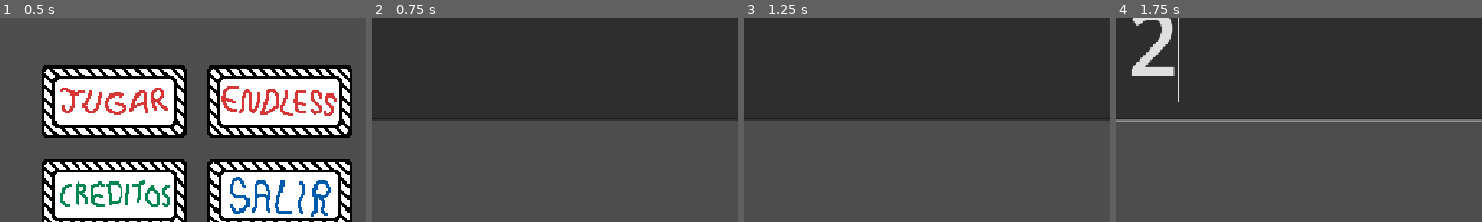
Above: before the commit, frames 1-4 (left to right).
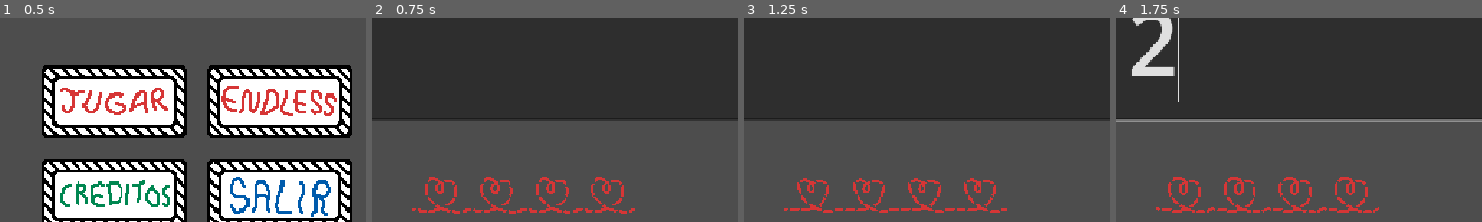
Above: after the commit, the same moments.

Repository: Triktor1/ComJamOn2026
Game: Godot game, scene res://escenas/mainMenu.tscn
The game is run twice, just before and just after one commit, with the same random seed, the same clock (stepped at 60 frames per second) and the same inputs. The engine's default icon, where the game draws it, is replaced by a stand-in: a white triangle on a blue panel in a dark square.
Inputs (mouse positions are % of the whole screen's width and height, from its top left):
- Up to frame 1 (0.5 s): no input
- Up to frame 2 (0.75 s): click (39, 63) at 0.5 s
- Up to frame 3 (1.25 s): no input
- Up to frame 4 (1.75 s): click (51, 50) at 1.27 s; type "12" at 1.35 s
The pictures show only the part of the screen within x 23-73%, y 43-93%; the shares and areas given below are measured in that part.

Frame 1 is identical in both runs. In frame 2, 2.2% of the frame differs, in the area x 10-72%, y 77-97%; in frame 3, 2.1%; in frame 4, 2.3%, in the area x 10-72%, y 77-96%.

Commit message:
health en transiciones

Diff:
--- /dev/null
+++ b/escenas/Animations/heart_idle.tres
@@ -0,0 +1,80 @@
+[gd_resource type="SpriteFrames" format=3 uid="uid://c2yb666mqcwxr"]
+
+[ext_resource type="Texture2D" uid="uid://d34wxnh383b4o" path="res://assets/UI/HeartDeath.png" id="1_lxx6l"]
+[ext_resource type="Texture2D" uid="uid://bgufq54lorovc" path="res://assets/UI/HeartIdle.png" id="2_ogv0m"]
+
+[sub_resource type="AtlasTexture" id="AtlasTexture_0pdua"]
+atlas = ExtResource("1_lxx6l")
+region = Rect2(0, 0, 80, 64)
+
+[sub_resource type="AtlasTexture" id="AtlasTexture_x70cb"]
+atlas = ExtResource("1_lxx6l")
+region = Rect2(80, 0, 80, 64)
+
+[sub_resource type="AtlasTexture" id="AtlasTexture_0jgkc"]
+atlas = ExtResource("1_lxx6l")
+region = Rect2(160, 0, 80, 64)
+
+[sub_resource type="AtlasTexture" id="AtlasTexture_x3d2r"]
+atlas = ExtResource("1_lxx6l")
+region = Rect2(240, 0, 80, 64)
+
+[sub_resource type="AtlasTexture" id="AtlasTexture_1vel5"]
+atlas = ExtResource("1_lxx6l")
+region = Rect2(320, 0, 80, 64)
+
+[sub_resource type="AtlasTexture" id="AtlasTexture_bwijt"]
+atlas = ExtResource("1_lxx6l")
+region = Rect2(400, 0, 80, 64)
+
+[sub_resource type="AtlasTexture" id="AtlasTexture_uknvu"]
+atlas = ExtResource("2_ogv0m")
+region = Rect2(0, 0, 80, 64)
+
+[sub_resource type="AtlasTexture" id="AtlasTexture_qrd8m"]
+atlas = ExtResource("2_ogv0m")
+region = Rect2(80, 0, 80, 64)
+
+[sub_resource type="AtlasTexture" id="AtlasTexture_w14vh"]
+atlas = ExtResource("2_ogv0m")
+region = Rect2(160, 0, 80, 64)
+
+[resource]
+animations = [{
+"frames": [{
+"duration": 1.0,
+"texture": SubResource("AtlasTexture_0pdua")
+}, {
+"duration": 1.0,
+"texture": SubResource("AtlasTexture_x70cb")
+}, {
+"duration": 1.0,
+"texture": SubResource("AtlasTexture_0jgkc")
+}, {
+"duration": 1.0,
+"texture": SubResource("AtlasTexture_x3d2r")
+}, {
+"duration": 1.0,
+"texture": SubResource("AtlasTexture_1vel5")
+}, {
+"duration": 1.0,
+"texture": SubResource("AtlasTexture_bwijt")
+}],
+"loop": false,
+"name": &"heart_death",
+"speed": 15.0
+}, {
+"frames": [{
+"duration": 1.0,
+"texture": SubResource("AtlasTexture_uknvu")
+}, {
+"duration": 1.0,
+"texture": SubResource("AtlasTexture_qrd8m")
+}, {
+"duration": 1.0,
+"texture": SubResource("AtlasTexture_w14vh")
+}],
+"loop": true,
+"name": &"heart_idle",
+"speed": 10.0
+}]
--- a/escenas/health_manager.gd
+++ b/escenas/health_manager.gd
@@ -1,11 +1,53 @@
 extends Node2D
 
+@export var heart_scene: PackedScene
+@export var start_lives: int = 4
 
-# Called when the node enters the scene tree for the first time.
+var hearts: Array[Node2D] = []
+var current_lives: int = 0
+
 func _ready():
-	pass # Replace with function body.
+	start_lives = GameManager.lives
+
+	GameManager.lost.connect(_on_player_lost)
+	GameManager.comence.connect(_on_game_start)
 
 
-# Called every frame. 'delta' is the elapsed time since the previous frame.
-func _process(delta):
-	pass
+func _on_game_start():
+	_initialize_hearts(start_lives)
+
+func _initialize_hearts(lives: int):
+	_clear_hearts()
+	current_lives = lives
+
+	for i in range(lives):
+		var heart = heart_scene.instantiate()
+		add_child(heart)
+
+		heart.position.x = i * (heart.get_node("AnimatedSprite2D").sprite_frames.get_frame_texture("heart_idle", 0).get_width())
+
+		var anim = heart.get_node("AnimatedSprite2D")
+		anim.play("heart_idle")
+
+		hearts.append(heart)
+
+
+func _on_player_lost():
+	if current_lives <= 0:
+		return
+
+	current_lives -= 1
+
+	var heart = hearts[current_lives]
+	var anim = heart.get_node("AnimatedSprite2D")
+	anim.play("heart_death")
+
+	await anim.animation_finished
+	heart.visible = false
+
+
+func _clear_hearts():
+	for h in hearts:
+		if is_instance_valid(h):
+			h.queue_free()
+	hearts.clear()
--- /dev/null
+++ b/escenas/heart.tscn
@@ -0,0 +1,12 @@
+[gd_scene format=3 uid="uid://t4lkg1phd0fg"]
+
+[ext_resource type="SpriteFrames" uid="uid://c2yb666mqcwxr" path="res://escenas/Animations/heart_idle.tres" id="1_0crco"]
+
+[node name="Heart" type="Node2D" unique_id=2134835541]
+
+[node name="AnimatedSprite2D" type="AnimatedSprite2D" parent="." unique_id=2000230715]
+position = Vector2(0, 3)
+sprite_frames = ExtResource("1_0crco")
+animation = &"heart_death"
+frame = 5
+frame_progress = 1.0
--- a/escenas/transition_scene.tscn
+++ b/escenas/transition_scene.tscn
@@ -2,12 +2,16 @@
 
 [ext_resource type="Script" uid="uid://0wqrbmshs52p" path="res://transition_scene.gd" id="1_ksm4v"]
 [ext_resource type="Script" uid="uid://bsfbodaqg44ws" path="res://escenas/level_count_text.gd" id="2_2t0xx"]
+[ext_resource type="Script" uid="uid://d2sdy00h8wea8" path="res://escenas/health_manager.gd" id="2_cow4l"]
+[ext_resource type="PackedScene" uid="uid://t4lkg1phd0fg" path="res://escenas/heart.tscn" id="3_8awbl"]
 
 [node name="TransitionScene" type="Node2D" unique_id=1906840405]
 script = ExtResource("1_ksm4v")
 
 [node name="HealthManager" type="Node2D" parent="." unique_id=1650855632]
-position = Vector2(0, -2)
+position = Vector2(391, 514)
+script = ExtResource("2_cow4l")
+heart_scene = ExtResource("3_8awbl")
 
 [node name="LevelCount" type="TextEdit" parent="." unique_id=1478048450]
 offset_left = 232.0
